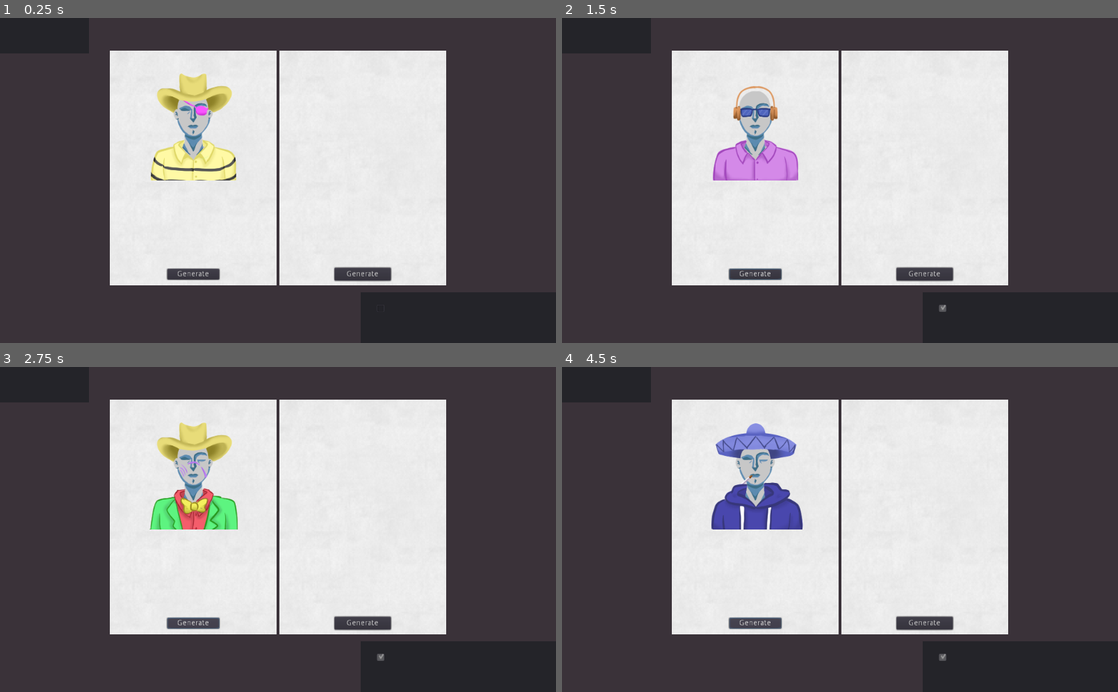
Above: before the commit, frames 1-4 (two rows, left to right).
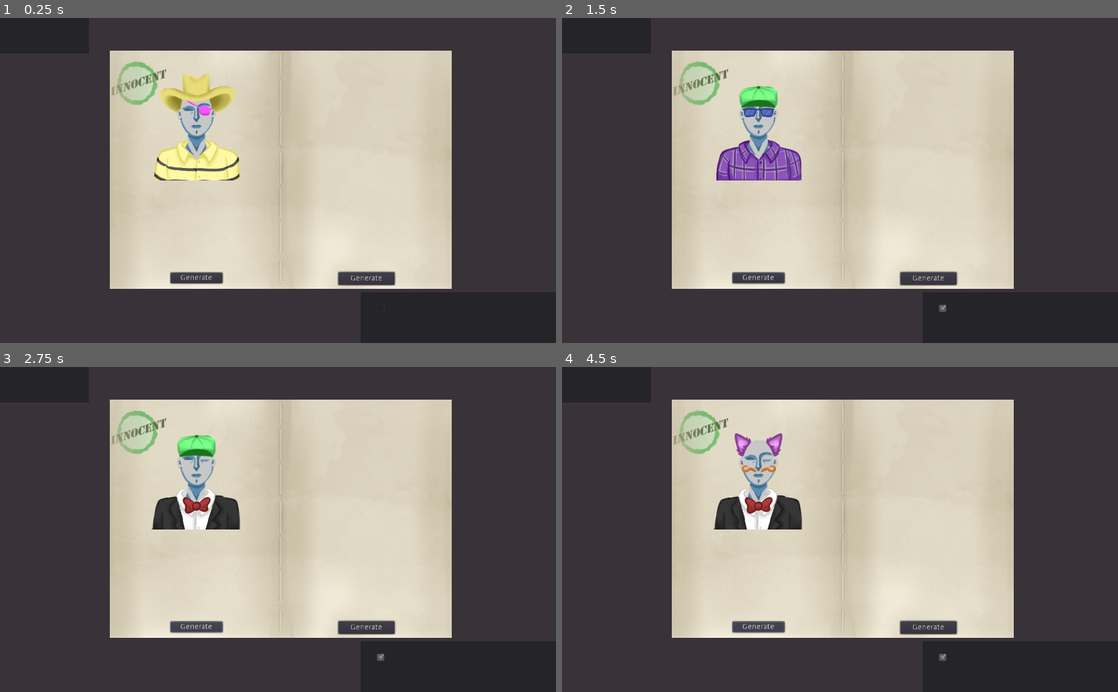
Above: after the commit, the same moments.

Repository: MichaelRRyan/GGJ2021-Rumours
Game: Godot game, scene res://Scenes/GameScreen.tscn
Two runs of this game, one before a commit and one after it. Both use one fixed random seed, a clock stepped at 60 frames per second and the inputs below. This scene is started directly instead of the project's main scene.
Inputs:
- Up to frame 1 (0.25 s): no input
- Up to frame 2 (1.5 s): click "Generate" at 0.5 s; click "Ready To Vote" at 1.25 s
- Up to frame 3 (2.75 s): click "Generate" at 2 s
- Up to frame 4 (4.5 s): click "Generate" at 2.75 s; tap Enter at 3.5 s; tap Space at 4.25 s

The runs differ from the first frame. In frame 1, 42% of the frame differs, in the area x 19-82%, y 10-84%; in frame 2, 44%; in frame 3, 44%; in frame 4, 44%.

Commit message:
Added trait 3 and false evidence

Diff:
--- a/Scenes/Card.tscn
+++ b/Scenes/Card.tscn
@@ -1,7 +1,6 @@
-[gd_scene load_steps=7 format=2]
+[gd_scene load_steps=6 format=2]
 
 [ext_resource path="res://assets/fonts/Valera.ttf" type="DynamicFontData" id=1]
-[ext_resource path="res://assets/images/paper.png" type="Texture" id=2]
 [ext_resource path="res://scripts/GenerateCharacter.gd" type="Script" id=3]
 [ext_resource path="res://assets/images/newPlayerIcons/Base.png" type="Texture" id=4]
 
@@ -11,13 +10,13 @@
 font_data = ExtResource( 1 )
 
 [sub_resource type="DynamicFont" id=2]
+size = 15
 font_data = ExtResource( 1 )
 
 [node name="PlayerCard" type="TextureRect"]
 margin_right = 308.0
 margin_bottom = 433.0
 rect_min_size = Vector2( 308, 433 )
-texture = ExtResource( 2 )
 stretch_mode = 1
 script = ExtResource( 3 )
 __meta__ = {
@@ -110,10 +109,9 @@
 }
 
 [node name="Trait3" type="Label" parent="VBoxContainer"]
-visible = false
 margin_top = 59.0
 margin_right = 260.0
-margin_bottom = 151.0
+margin_bottom = 132.0
 custom_fonts/font = SubResource( 2 )
 custom_colors/font_color = Color( 0, 0, 0, 1 )
 text = "Bartender: Can pass a rumor they recieve straight onto others as if it's from that person
--- a/Scenes/GameScreen.tscn
+++ b/Scenes/GameScreen.tscn
@@ -1,10 +1,11 @@
-[gd_scene load_steps=7 format=2]
+[gd_scene load_steps=8 format=2]
 
 [ext_resource path="res://Scenes/Info.tscn" type="PackedScene" id=1]
 [ext_resource path="res://Scenes/Card.tscn" type="PackedScene" id=2]
 [ext_resource path="res://assets/fonts/Valera32.tres" type="DynamicFont" id=3]
 [ext_resource path="res://scripts/GameScreen.gd" type="Script" id=4]
 [ext_resource path="res://assets/fonts/Valera.ttf" type="DynamicFontData" id=5]
+[ext_resource path="res://assets/images/innocent.png" type="Texture" id=6]
 
 [sub_resource type="DynamicFont" id=1]
 size = 20
@@ -31,11 +32,21 @@
 "_edit_use_anchors_": false
 }
 
-[node name="PlayerCard" parent="HBoxContainer" instance=ExtResource( 2 )]
+[node name="TextureRect" type="TextureRect" parent="HBoxContainer"]
+margin_right = 630.0
+margin_bottom = 440.0
+texture = ExtResource( 6 )
 
-[node name="InfoCard" parent="HBoxContainer" instance=ExtResource( 1 )]
-margin_left = 312.0
-margin_right = 620.0
+[node name="InfoCard" parent="HBoxContainer/TextureRect" instance=ExtResource( 1 )]
+margin_left = 318.824
+margin_top = 1.12247
+margin_right = 626.824
+margin_bottom = 441.122
+
+[node name="PlayerCard" parent="HBoxContainer/TextureRect" instance=ExtResource( 2 )]
+margin_left = 5.65677
+margin_right = 313.657
+margin_bottom = 440.0
 
 [node name="ReadyUpPanel" type="Panel" parent="."]
 anchor_left = 1.0
--- a/Scenes/Info.tscn
+++ b/Scenes/Info.tscn
@@ -1,7 +1,6 @@
-[gd_scene load_steps=5 format=2]
+[gd_scene load_steps=4 format=2]
 
 [ext_resource path="res://assets/fonts/Valera.ttf" type="DynamicFontData" id=1]
-[ext_resource path="res://assets/images/paper.png" type="Texture" id=2]
 [ext_resource path="res://scripts/GenerateInfo.gd" type="Script" id=3]
 
 [sub_resource type="DynamicFont" id=1]
@@ -11,7 +10,6 @@
 margin_right = 308.0
 margin_bottom = 433.0
 rect_min_size = Vector2( 308, 433 )
-texture = ExtResource( 2 )
 stretch_mode = 1
 script = ExtResource( 3 )
 __meta__ = {
--- a/scripts/CharacterData.gd
+++ b/scripts/CharacterData.gd
@@ -31,7 +31,31 @@
 	{ "name": "Artist", "desc": "Rumors are presented as drawings" },
 	{ "name": "Child", "desc": "Hears all rumors sent to a specific person but cant send rumors" },
 	{ "name": "Butler", "desc": "Rumors from the butler come always up as fake when investigated" },
-	{ "name": "PR manager", "desc": "Can choose another person and negate all rumors about them this round" }
+	{ "name": "PR Manager", "desc": "Can choose another person and negate all rumors about them this round" }
+]
+
+var rp_traits = [
+	{ "name": "Drunk", "desc": "Most know you as the town drunk" },
+	{ "name": "Aggressive", "desc": "You always treat others with hostility" },
+	{ "name": "Anxious", "desc": "Are they talking about you?" },
+	{ "name": "Bossy", "desc": "Lead the conversation and order people around" },
+	{ "name": "Clumsy", "desc": "Make lots of mistakes" },
+	{ "name": "Cowardly", "desc": "Scared to give information" },
+	{ "name": "Dangerous", "desc": "You sound pretty scary" },
+	{ "name": "Deceitful", "desc": "Compulsively tell lies" },
+	{ "name": "Devious", "desc": "Try to scheme and look suspicious" },
+	{ "name": "Jester", "desc": "Always place yourself at the scene of the crime" },
+	{ "name": "Discouraging", "desc": "Always try to put everyone down" },
+	{ "name": "Encouraging", "desc": "Try to compliment everyone" },
+	{ "name": "Flirt", "desc": "Act heavily flirtatious" },
+	{ "name": "Disruptive", "desc": "Talk over people as much as possible" },
+	{ "name": "Lazy", "desc": "Only give out information if you feel like it" },
+	{ "name": "Jealous", "desc": "Try to 1up everyone with false info" },
+	{ "name": "Moan", "desc": "Complain as much as possible" },
+	{ "name": "Grim", "desc": "Talk as morbidly dark as possible" },
+	{ "name": "Shy", "desc": "Don't talk a lot, but if you do, do it quietly" },
+	{ "name": "Liar", "desc": "Tell lies for no reason" },
+	{ "name": "Weak", "desc": "Make empty threats" }
 ]
 
 var features_head = [
--- a/scripts/GenerateCharacter.gd
+++ b/scripts/GenerateCharacter.gd
@@ -25,6 +25,7 @@
 	var trait1 = rng.randi_range(0, 1) + (alignment * 2)
 	var num_traits = CharacterData.traits.size() - 1
 	var trait2 = rng.randi_range(4, num_traits)
+	var trait3 = rng.randi_range(0, CharacterData.rp_traits.size() - 1)
 
 	var firstName = CharacterData.first_names[rng.randi_range(0, CharacterData.first_names.size() - 1)]
 	var lastName = CharacterData.last_names[rng.randi_range(0, CharacterData.last_names.size() - 1)]
@@ -32,10 +33,10 @@
 	create_character(firstName + " " + lastName,
 					 rng.randi_range(0, 1),
 					 feat1, feat2, feat3,
-					 trait1, trait2)
+					 trait1, trait2, trait3)
 
 
-func create_character(character_name, alignment, feat1, feat2, feat3, trait1, trait2):
+func create_character(character_name, alignment, feat1, feat2, feat3, trait1, trait2, trait3):
 
 	CharacterData.playerName = character_name
 	CharacterData.playerAlignment = alignment
@@ -71,3 +72,8 @@
 	var neut_trait = CharacterData.traits[trait2]
 
 	get_node("VBoxContainer/Trait2").text = neut_trait["name"] + ": " + neut_trait["desc"]
+
+	# Decides the rp traits and their descriptions.
+	var rp_trait = CharacterData.rp_traits[trait3]
+
+	get_node("VBoxContainer/Trait3").text = rp_trait["name"] + ": " + rp_trait["desc"]
--- a/scripts/GenerateInfo.gd
+++ b/scripts/GenerateInfo.gd
@@ -12,4 +12,9 @@
 
 	#generates info for specific player
 func generateInfo():
-	pass
+
+	var threshold = rng.randi_range(0,1)
+
+	if threshold == 1:
+		var evidence = InfoData.false_evidence[rng.randi_range(0, InfoData.false_evidence.size() -1)]
+		get_node("Evidence/Evidence1").text = evidence
--- a/scripts/InfoData.gd
+++ b/scripts/InfoData.gd
@@ -8,8 +8,63 @@
 	""
 	]
 
+var false_information = [
+	"",
+	"",
+	""
+]
+
 var evidence = [
 	"",
 	"",
 	""
 ]
+
+var false_evidence = [
+	"Person with a red beanie spotted at the scene of the crime",
+	"Person with a green cap spotted at the scene of the crime",
+	"Person with cat ears spotted at the scene of the crime",
+	"Person with headphones spotted at the scene of the crime",
+	"Person with a sombrero spotted at the scene of the crime",
+	"Person with a Cowboy hat spotted at the scene of the crime",
+	"Person with a green shirt spotted at the scene of the crime",
+	"Person with a pink shirt spotted at the scene of the crime",
+	"Person with a red shirt spotted at the scene of the crime",
+	"Person with a patterned shirt spotted at the scene of the crime",
+	"Person with a striped shirt spotted at the scene of the crime",
+	"Person with a blue hoodie spotted at the scene of the crime",
+	"Person with a pink hoodie spotted at the scene of the crime",
+	"Person with a grey hoodie spotted at the scene of the crime",
+	"Person with a black suit spotted at the scene of the crime",
+	"Person with a red suit spotted at the scene of the crime",
+	"Person with glasses spotted at the scene of the crime",
+	"Person with a moustache spotted at the scene of the crime",
+	"Person with an eyepatch spotted at the scene of the crime",
+	"Person with a cigarette spotted at the scene of the crime",
+	"Person with scars spotted at the scene of the crime",
+	"Person with a beard spotted at the scene of the crime",
+	"Person with a hat spotted at the scene of the crime",
+	"Person with a shirt spotted at the scene of the crime",
+	"Person with a hoodie spotted at the scene of the crime",
+	"Person with a suit spotted at the scene of the crime",
+	"Person with facial hair spotted at the scene of the crime",
+	"Reportedly a person spotted seemed drunk",
+	"Reportedly a person spotted was agressive",
+	"Reportedly a person spotted seemed anxious",
+	"Reportedly a person spotted seemed bossy",
+	"Reportedly a person spotted seemed clumsy",
+	"Reportedly a person spotted was dangerous",
+	"Reportedly a person spotted was a liar",
+	"Reportedly a person spotted was devious",
+	"Reportedly a person spotted was witty",
+	"Reportedly a person spotted was discouraging",
+	"Reportedly a person spotted was encouraging",
+	"Reportedly a person spotted seemed flirtatious",
+	"Reportedly a person spotted was disruptive",
+	"Reportedly a person spotted was out of shape",
+	"Reportedly a person spotted seemed jealous",
+	"Reportedly a person spotted complained",
+	"Reportedly a person spotted spoke morbidly",
+	"Reportedly a person spotted was shy",
+	"Reportedly a person spotted was very skinny"
+]
Binary file added: assets/images/innocent.png
Not shown, added: assets/images/innocent.png.import
Binary file added: assets/images/murderer.png
Not shown, added: assets/images/murderer.png.import
